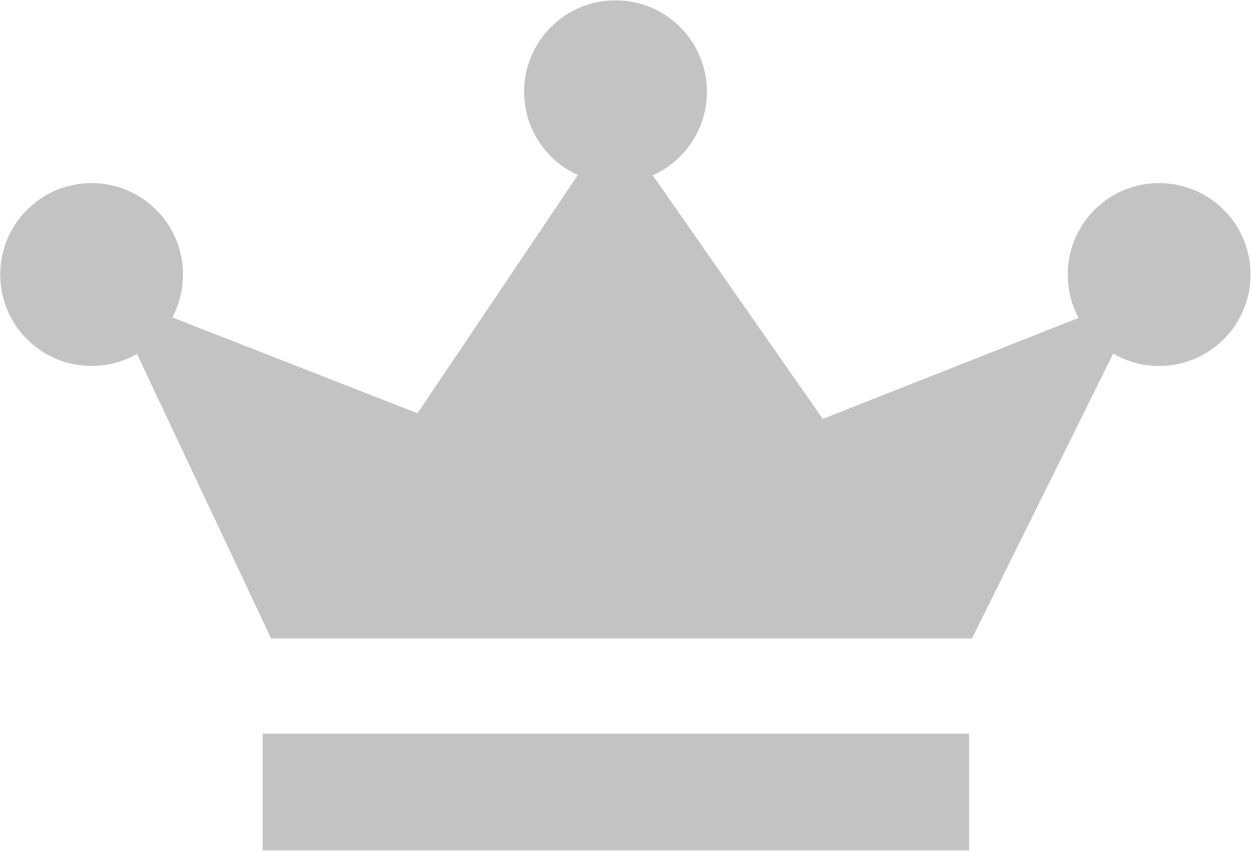
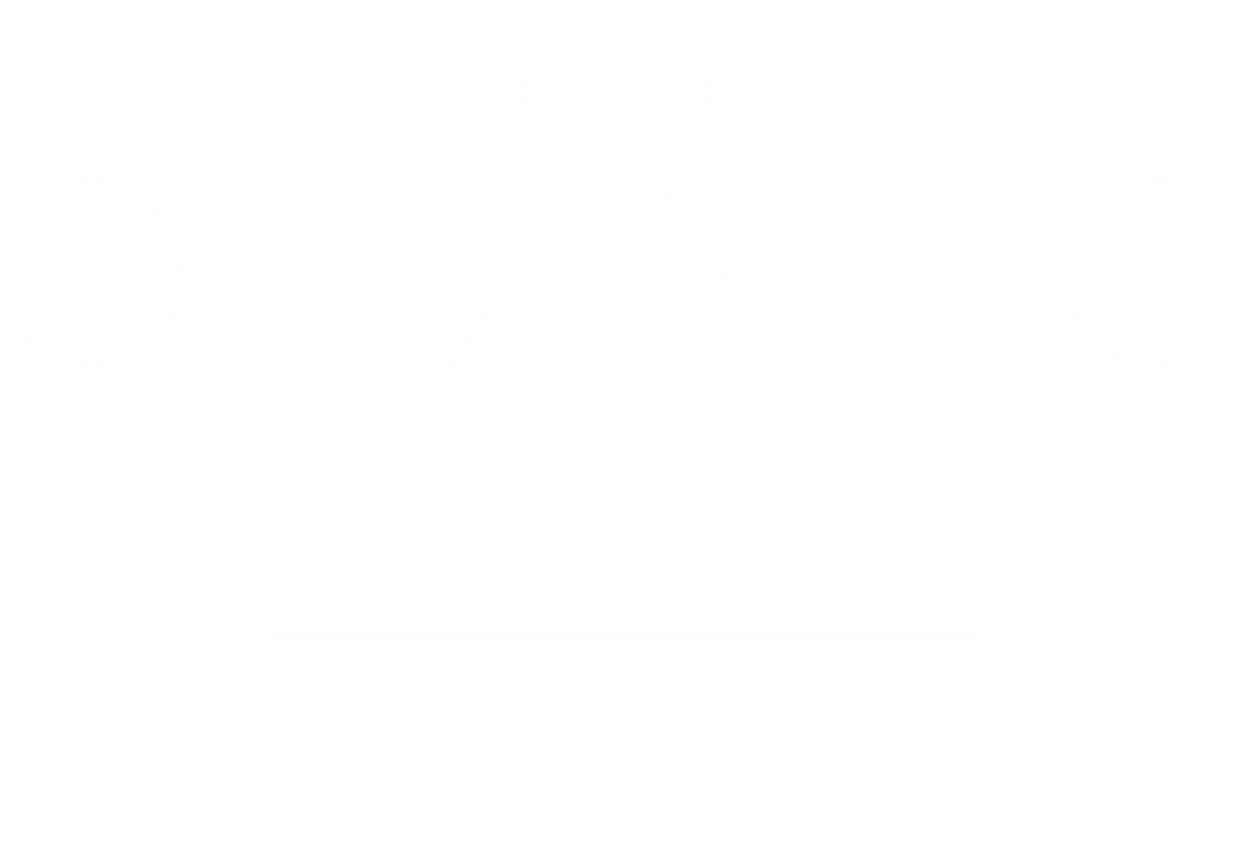
Two versions of the same layered image (w=1251, h=851). Layer-by-layer changes:
painted on "Layer 1" over box(0, 0, 1251, 851)
